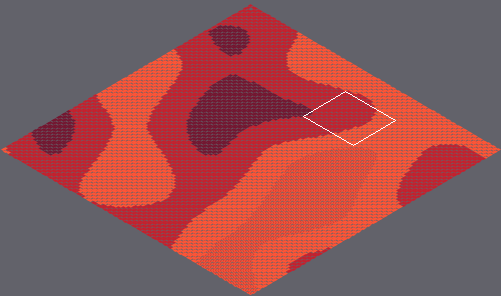
Two versions of a level (Tiled map, marswars/resources/mapAssets/tmap.tmx). The first picture is a wide view before the edit; the outline marks the close-up.
Close-up. Before:
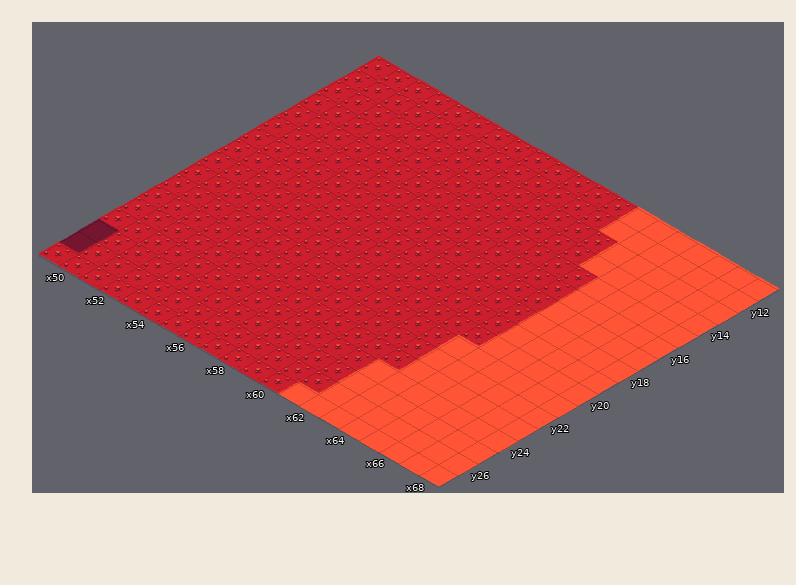
Cells are 55x32 px. Isometric: x runs down to the right, y down to the left. Shown: x 49..68, y 11..27. The commit also changed other parts of the map, which this record leaves out.
And afterwards:
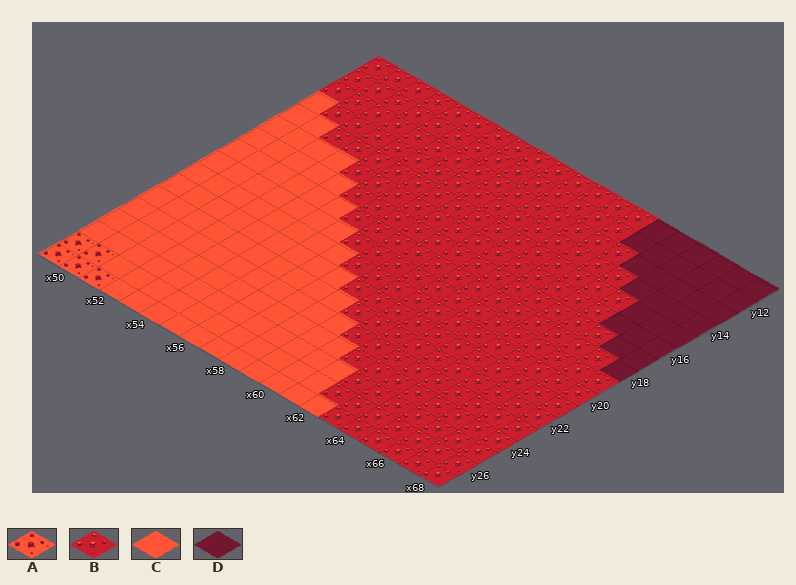
Key: from "tileset1": A 10 "mars006", B 11 "mars007", C 15 "tile001", D 17 "tile003".
_ is an empty cell.
From old to new:
{"where": "layer \"Tile Layer 1\""}
{"y":11,"x":62,"old":"CCCCCCC","new":"BDDDDDD"}
{"y":12,"x":62,"old":"CCCCCCC","new":"BDDDDDD"}
{"y":13,"x":63,"old":"CCCCCC","new":"BDDDDD"}
{"y":14,"x":49,"old":"B","new":"C"}
{"y":14,"x":63,"old":"CCCCCC","new":"BBDDDD"}
{"y":15,"x":49,"old":"BB","new":"CC"}
{"y":15,"x":64,"old":"CCCCC","new":"BBDDD"}
{"y":16,"x":49,"old":"BBBB","new":"CCCC"}
{"y":16,"x":64,"old":"CCCCC","new":"BBDDD"}
{"y":17,"x":49,"old":"BBBBB","new":"CCCCC"}
{"y":17,"x":64,"old":"CCCCC","new":"BBBDD"}
{"y":18,"x":49,"old":"BBBBBB","new":"CCCCCC"}
{"y":18,"x":64,"old":"CCCCC","new":"BBBBD"}
{"y":19,"x":49,"old":"BBBBBBB","new":"CCCCCCC"}
{"y":19,"x":64,"old":"CCCCC","new":"BBBBB"}
{"y":20,"x":49,"old":"BBBBBBBB","new":"CCCCCCCC"}
{"y":20,"x":64,"old":"CCCCC","new":"BBBBB"}
{"y":21,"x":49,"old":"BBBBBBBBB","new":"CCCCCCCCC"}
{"y":21,"x":63,"old":"CCCCCC","new":"BBBBBB"}
{"y":22,"x":49,"old":"BBBBBBBBBB","new":"CCCCCCCCCC"}
{"y":22,"x":63,"old":"CCCCCC","new":"BBBBBB"}
{"y":23,"x":49,"old":"BBBBBBBBBBB","new":"CCCCCCCCCCC"}
{"y":23,"x":63,"old":"CCCCCC","new":"BBBBBB"}
{"y":24,"x":49,"old":"BBBBBBBBBBBB","new":"CCCCCCCCCCCC"}
{"y":24,"x":62,"old":"CCCCCCC","new":"BBBBBBB"}
{"y":25,"x":49,"old":"DBBBBBBBBBBBBCCCCCCC","new":"CCCCCCCCCCCCCBBBBBBB"}
{"y":26,"x":49,"old":"DBBBBBBBBBBBBCCCCCCC","new":"AACCCCCCCCCCCBBBBBBB"}
{"y":27,"x":49,"old":"BBBBBBBBBBBB","new":"AAACCCCCCCCC"}
{"y":27,"x":63,"old":"CCCCCC","new":"BBBBBB"}
{"label":"changed","picture_box":[38,90,780,487]}
